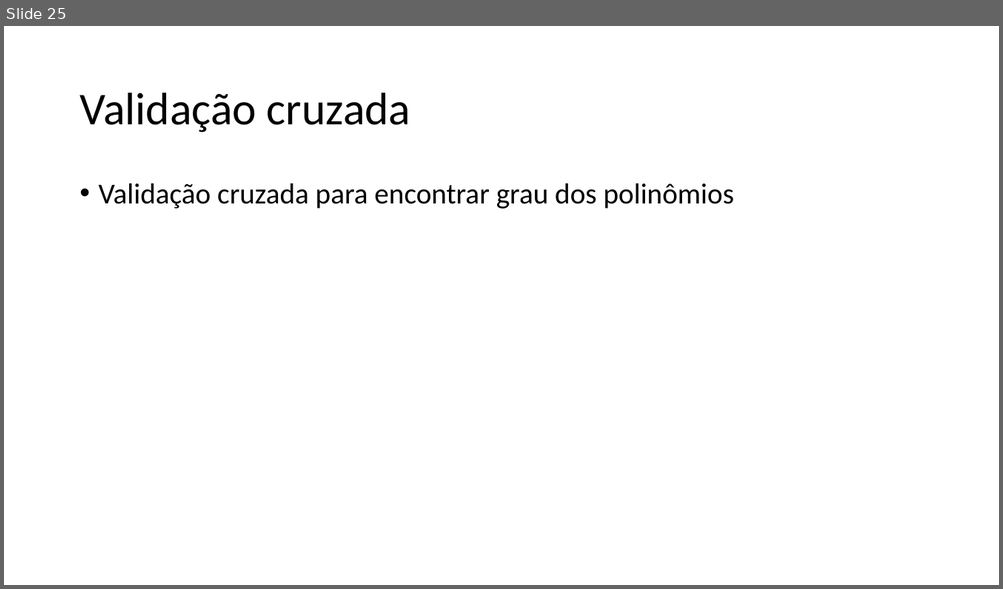
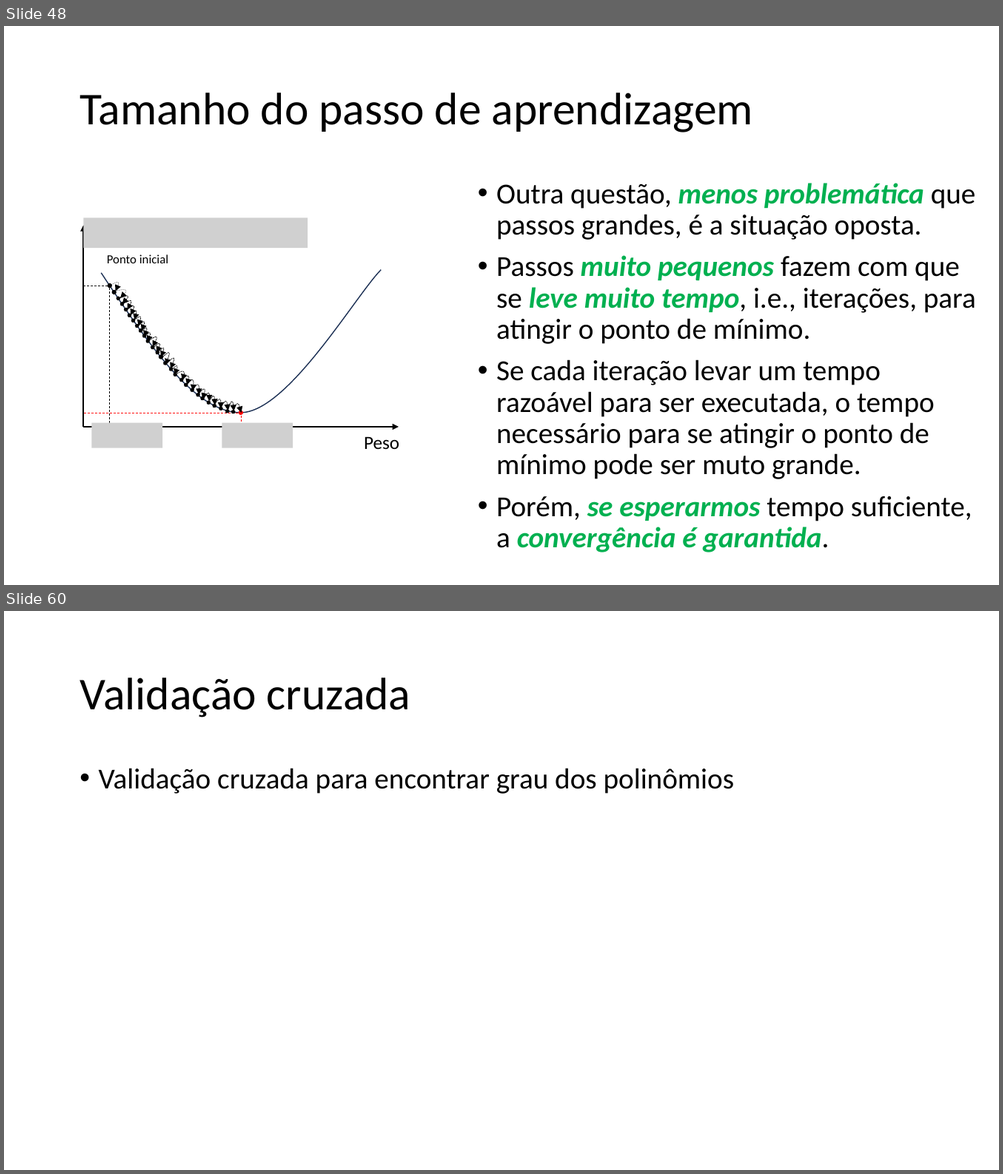
Before and after one commit to zz4fap/c24_inteligencia_artificial, a slide deck: slides/C24_Regressão.pptx. Shown one above the other, each under a label of ours: slide 25 before the commit, slides 48 and 60 after it; the slides between them are not shown. The pictures are 1003x589 and 1003x1174 pixels, drawn with LibreOffice and Linux fonts; fonts in the diff are those of the drawing; grey boxes stand for pictures. Boxes give left, top, right and bottom in pixels: in the first picture for what was removed or moved away, otherwise in the second. Text is boxed around its words. In the diff, an @@ line names an element or a change of style, - is before the commit and + after.

```diff
--- a/slides/C24_Regressão.pptx
+++ b/slides/C24_Regressão.pptx
@@ slide 48 added at bbox=[4, 26, 999, 585], background #FFFFFF @@
@@ title added at bbox=[79, 93, 753, 133], 44 pt, text #000000 @@
+Tamanho do passo de aprendizagem
@@ text added at bbox=[496, 183, 976, 553], 28 pt, text #000000 @@
+• Outra questão, menos problemática que passos grandes, é a situação oposta.
+• Passos muito pequenos fazem com que se leve muito tempo, i.e., iterações, para atingir o ponto de mínimo.
+• Se cada iteração levar um tempo razoável para ser executada, o tempo necessário para se atingir o ponto de mínimo pode ser muto grande.
+• Porém, se esperarmos tempo suficiente, a convergência é garantida.
@@ group added at bbox=[83, 218, 399, 450]: 28 freeform shapes, 28 ellipses, 4 lines, 3 pictures, 2 arrows, 2 texts @@
+Peso
+Ponto inicial
@@ what was slide 25 is now slide 60 @@
```
Also in this commit, not shown: 1 slide changed, 36 other slides added.
